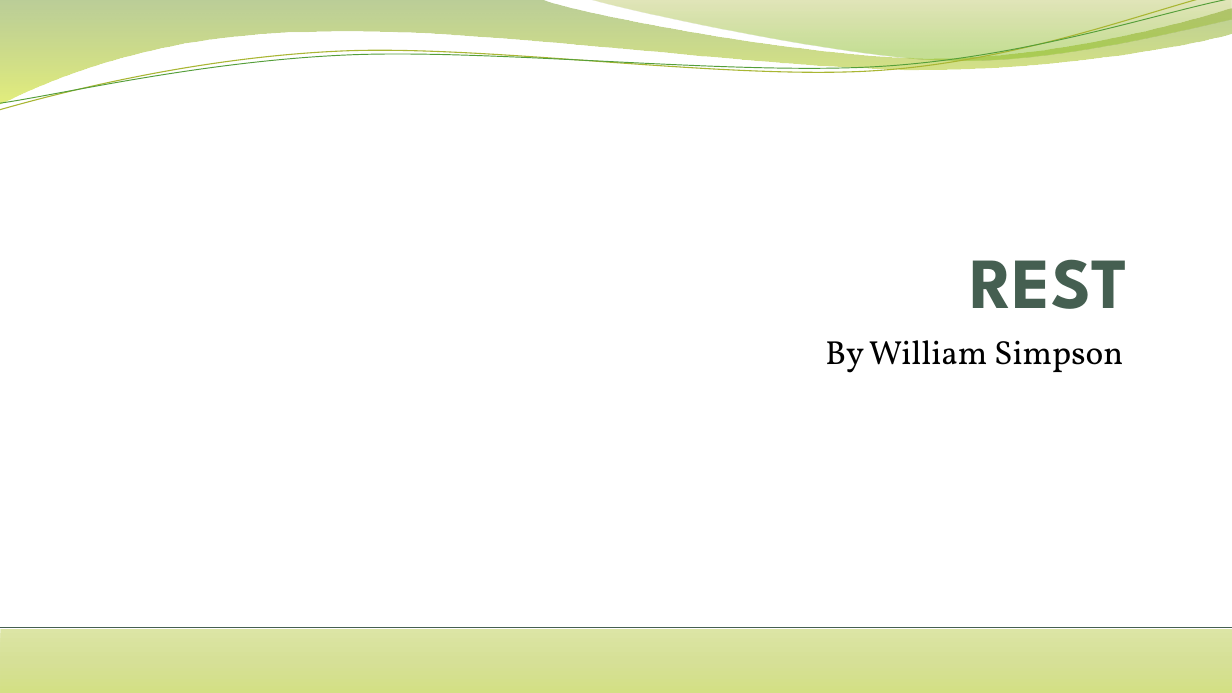
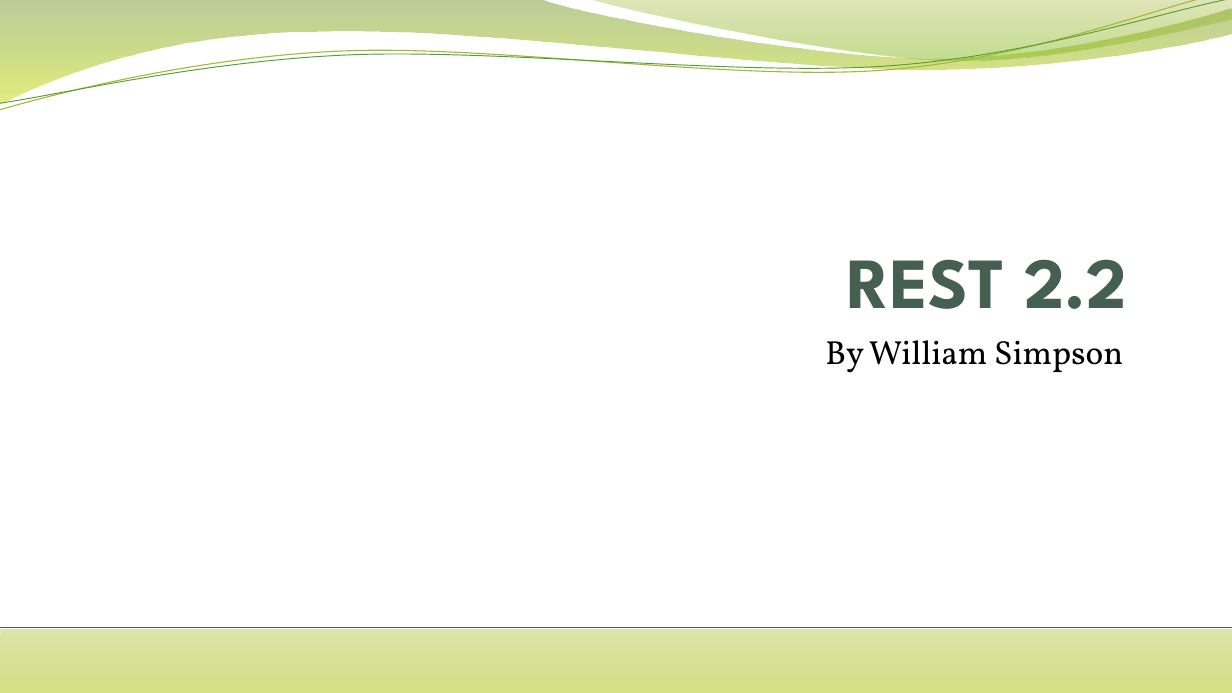
Before and after one commit to PrometheanDream/personal-portfolio, a slide deck: slide 1 of restful-api-presentations-simpson/assignment-1.3-simpson.pptx. Drawn at 1232x693 pixels with LibreOffice and Linux fonts; fonts in the diff are those of the drawing. Boxes give left, top, right and bottom in pixels: in the first picture for what was removed or moved away, otherwise in the second. Text is boxed around its words. In the diff, an @@ line names an element or a change of style, - is before the commit and + after.

```diff
--- a/restful-api-presentations-simpson/assignment-1.3-simpson.pptx
+++ b/restful-api-presentations-simpson/assignment-1.3-simpson.pptx
@@ title at [848, 259, 1127, 309]: text changed @@
-REST
+REST 2.2
```
Also in this commit, not shown: 8 other slides changed.
